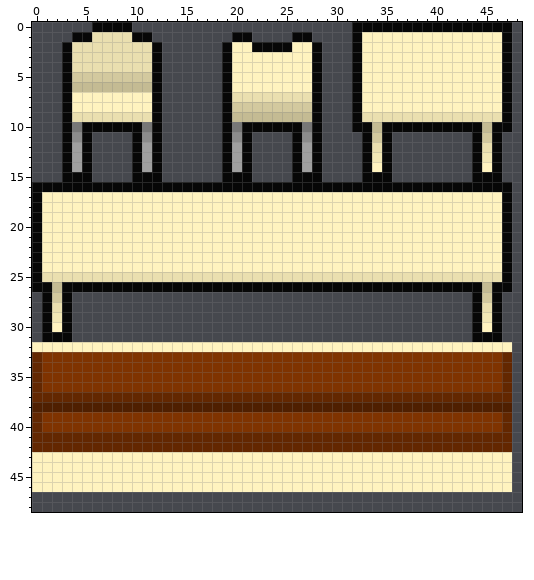
A pixel-art sprite gets an edit: Assets/Images/BoLounge_Furniture.png. The picture above was drawn from the file before the commit.
The file is 64x64 pixels. Colours within 5 levels of each other are drawn and written as one. Shown: x 0..48, y 0..48.
The result:
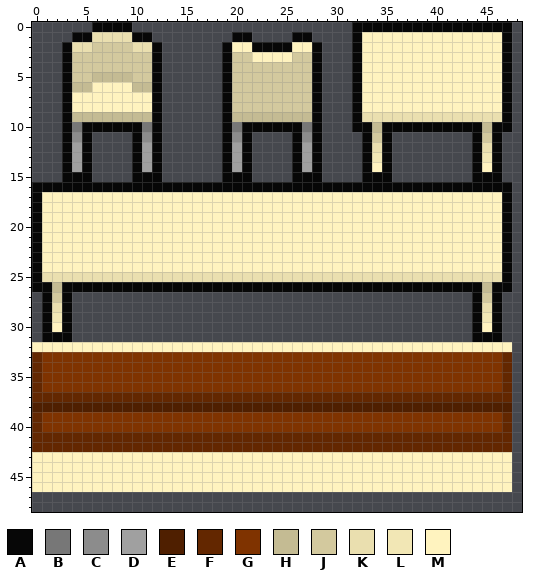
Palette (. is transparent): A #070707  B #777777  C #8c8c8c  D #a0a0a0  E #4f1f00  F #632700  G #7f3300  H #c4bb93  J #d3c99e  K #eadfaf  L #f2e7b5  M #fff3bf
Edits made:
@@ x 2..29 @@
  1 ..AAKKKKAA........AA....AA..
- 2 .AKKKKKKKKA......AMMAAAAMMA.
- 3 .AKKKKKKKKA......AMMMMMMMMA.
- 4 .AKKKKKKKKA......AMMMMMMMMA.
- 5 .AJJJJJJJJA......AMMMMMMMMA.
- 6 .AHHHHHHHHA......AMMMMMMMMA.
- 7 .AMMMMMMMMA......AKKKKKKKKA.
+ 2 .AKKJJJJKKA......AMMAAAAMMA.
+ 3 .AJJJJJJJJA......AJJMMMMJJA.
+ 4 .AJJJJJJJJA......AJJJJJJJJA.
+ 5 .AJJHHHHJJA......AJJJJJJJJA.
+ 6 .AHHMMMMHHA......AJJJJJJJJA.
+ 7 .AMMMMMMMMA......AJJJJJJJJA.
  8 .AMMMMMMMMA......AJJJJJJJJA.
- 9 .AKKKKKKKKA......AHHHHHHHHA.
+ 9 .AHHHHHHHHA......AHHHHHHHHA.
 10 .ABAAAAAABA......ABAAAAAABA.
